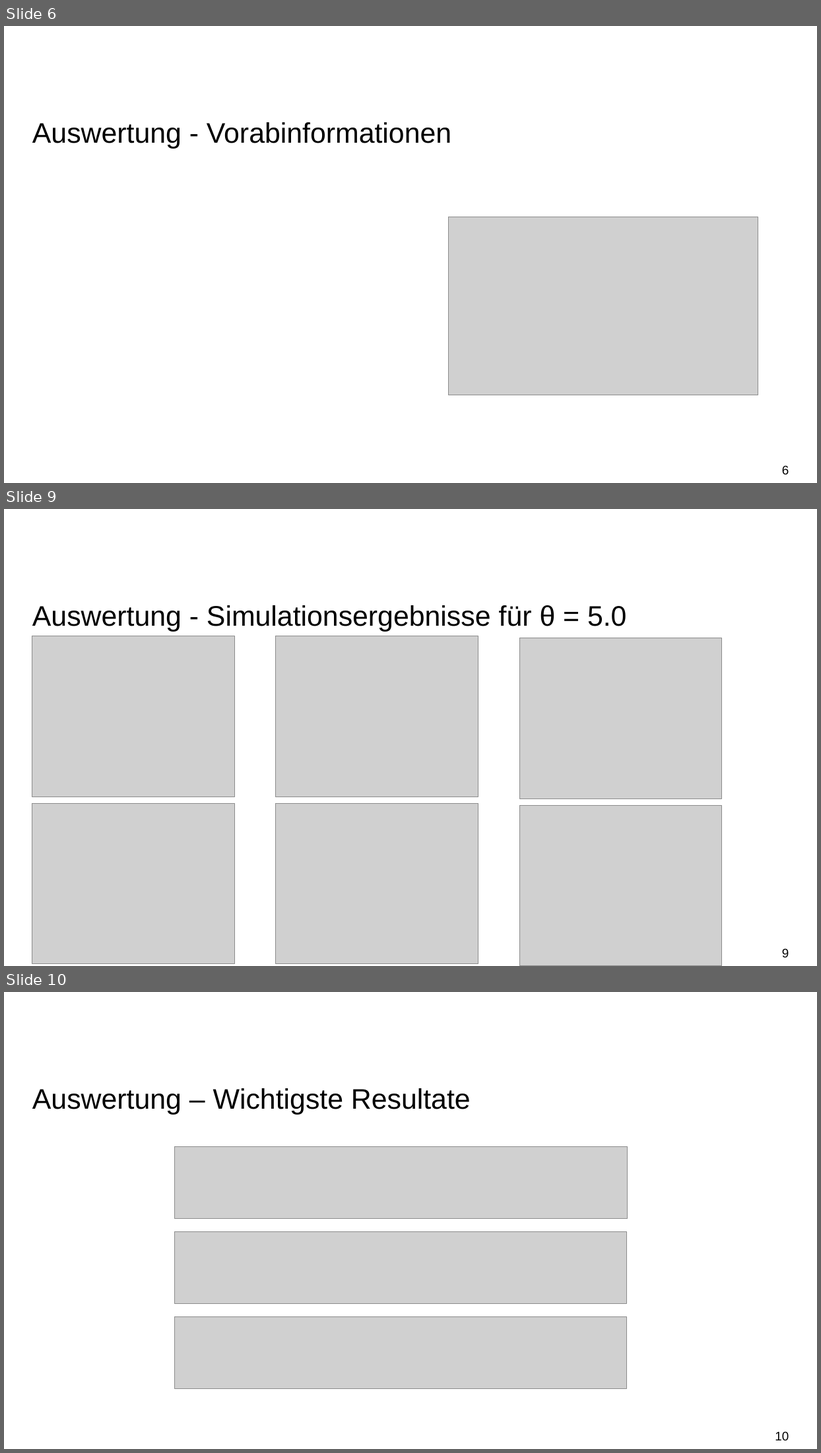
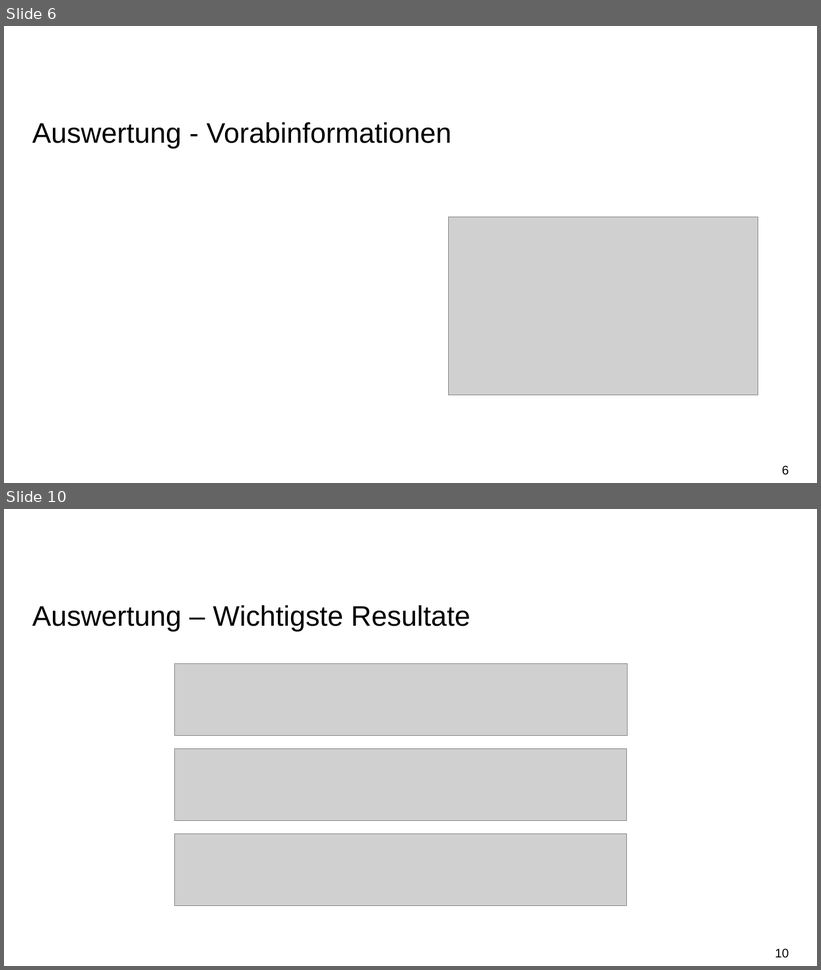
Before and after one commit to rudolf-schoenmann/ContaminationFlow, a slide deck: Bericht/Abschlusspresentation.pptx. Shown one above the other, each under a label of ours: slides 6, 9 and 10 before the commit, slides 6 and 10 after it; the slides between them are not shown. The pictures are 821x1453 and 821x970 pixels, drawn with LibreOffice and Linux fonts; fonts in the diff are those of the drawing; grey boxes stand for pictures; background and template pictures are left out. Boxes give left, top, right and bottom in pixels: in the first picture for what was removed or moved away, otherwise in the second. Text is boxed around its words. In the diff, an @@ line names an element or a change of style, - is before the commit and + after.

```diff
--- a/Bericht/Abschlusspresentation.pptx
+++ b/Bericht/Abschlusspresentation.pptx
@@ slide 9 removed at [4,509,817,966], background #FFFFFF @@
@@ title removed at [32,605,626,631] @@
-Auswertung - Simulationsergebnisse für θ = 5.0
@@ picture removed at [32,636,234,797] @@
@@ picture removed at [276,636,479,797] @@
@@ picture removed at [519,638,722,799] @@
@@ picture removed at [32,803,234,964] @@
@@ picture removed at [276,803,479,964] @@
@@ picture removed at [519,805,722,966] @@
@@ page number removed at [782,949,789,958] @@
-9
```
Also in this commit, not shown: 5 slides changed, 3 slides added, 2 other slides removed, 29 other files.
